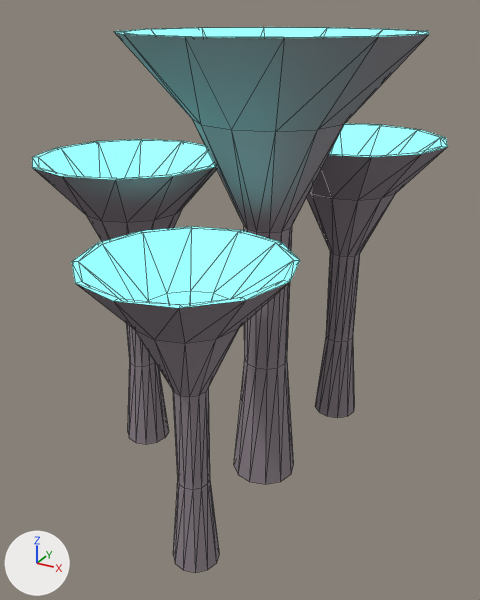
An edit to the glTF model assets/models/glowing_mushroom/trumpet_v03.glb, drawn before and after from the same camera.
One viewpoint serves both versions: a 50 mm camera at (1.07, -2.17, 1.86) aimed at (-0.13, 0.02, 0.77). Every picture has the same lights, and +X, +Y and +Z are marked at lower left. The picture after the commit comes second. Mesh edges are drawn as thin lines. Vertices at exactly the same position are counted once.

The first picture shows 'mushroom_trumpet_flesh_nocol', 'mushroom_trumpet_glow_nocol'.
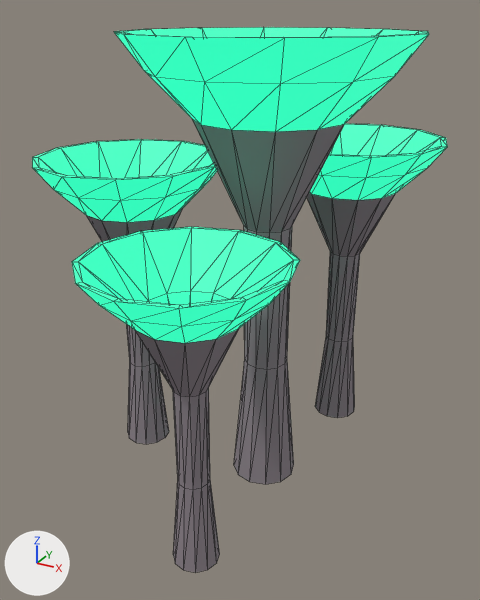
Location of each change, [x1, y1, x2, y2] in pixels of the pictures (480 x 600 px):
'mushroom_trumpet_flesh_nocol', reshaped (25% narrower, 16% shorter)
    before: [33, 32, 447, 573]
    after: [86, 119, 395, 573]
'mushroom_trumpet_glow_nocol', recoloured, surface changed, reshaped (cyan to green)
    before: [32, 27, 448, 308]
    after: [32, 27, 448, 343]
part 1 of me_mushroom_trumpet_flesh, deleted
    before: [33, 32, 447, 343]
part 2 of me_mushroom_trumpet_glow, added
    after: [33, 32, 447, 343]

The change, as a list of edits to the scene's bpy script:
```text
Change mat_mushroomglow_trumpet_v03:
    mat_mushroomglow_trumpet_v03.emission_color: (0.168, 1.0, 0.905) -> (0.0185, 0.926, 0.482)  # cyan #72fff4 -> green #25f7b8
    mat_mushroomglow_trumpet_v03.emission_strength: 1.685 -> 1.0
Change me_mushroom_trumpet_flesh:
    used by ob_mushroom_trumpet_flesh_nocol; location = (0.0, 0.0, 0.0)
    remove me_mushroom_trumpet_flesh.from_pydata(...)  # 240 vertices, 384 faces; spans x -0.99..0.53, y -0.94..1.0, z 0.0..1.79
    add me_mushroom_trumpet_flesh.from_pydata(...)  # 192 vertices, 288 faces; spans x -0.8..0.31, y -0.77..0.81, z 0.0..1.5
    me_mushroom_trumpet_flesh part 1
    48 vertices are removed from x -0.99..0.53, y -0.94..1.0, z 1.16..1.79
    96 faces are deleted
Change me_mushroom_trumpet_glow:
    used by ob_mushroom_trumpet_glow_nocol; location = (0.0, 0.0, 0.0)
    remove me_mushroom_trumpet_glow.from_pydata(...)  # 192 vertices, 288 faces; spans x -0.99..0.53, y -0.94..1.0, z 0.77..1.79
    add me_mushroom_trumpet_glow.from_pydata(...)  # 288 vertices, 480 faces; spans x -0.99..0.53, y -0.94..1.0, z 0.77..1.79
    me_mushroom_trumpet_glow part 2
    96 vertices are added at x -0.92..0.44, y -0.88..0.93, z 0.98..1.66
    192 new faces join them
```
